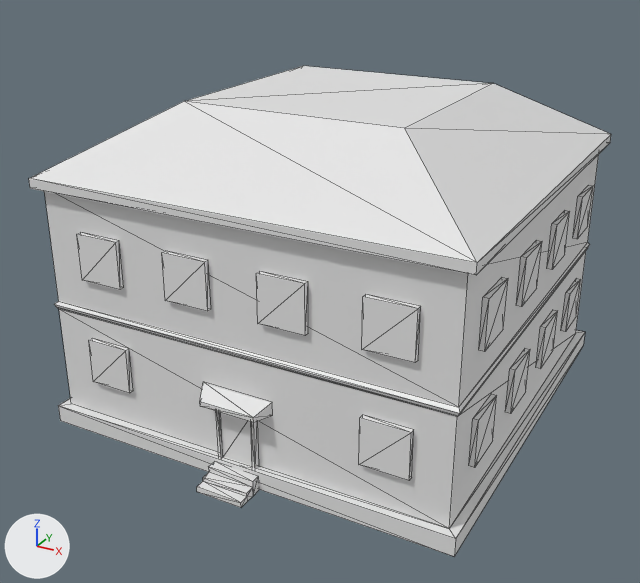
What one commit did to the OBJ model data/models/4x4_4.obj.
Before and after are seen from a camera (50 mm lens) standing at (5.69, -9.19, 4.55) and looking at (1.95, -2.39, 1.14). The axes (+X, +Y, +Z) are drawn at lower left. The lights are the same throughout. Mesh edges are drawn as thin lines. Where no turn or scale is listed for an object, it has been applied to the vertices.

Objects in the first picture: 'Cube.004_Cube.013'.
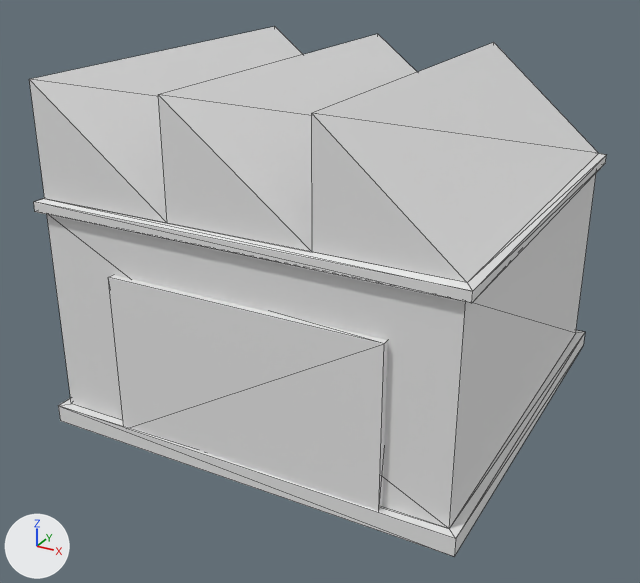
Where the change shows, as pixel boxes [x1, y1, x2, y2] in the pictures (640 x 583 px; the box of a moved part takes in the faces that stretch with it):
```json
{"object": "Cube.004_Cube.013", "change": "reshaped", "before": [29, 66, 611, 557], "after": [29, 26, 606, 557], "on screen": "8% taller"}
{"part": 1, "of": "me_cube_004_cube_013", "change": "moved or reshaped", "before": [256, 271, 308, 335], "after": [108, 275, 388, 511]}
{"part": 2, "of": "me_cube_004_cube_013", "change": "deleted", "before": [77, 185, 593, 507]}
{"part": 3, "of": "me_cube_004_cube_013", "change": "cut back", "before": [29, 66, 611, 413], "after": [29, 26, 606, 291]}
```

Scene script edits in JSON lines:
```json
{"block": "me_cube_004_cube_013", "where": "# used by ob_cube_004_cube_013; location = (0.0, 0.0, 0.0)"}
{"op": "remove", "block": "me_cube_004_cube_013", "code": "me_cube_004_cube_013.from_pydata(...)  # 328 vertices, 448 faces; spans x 0.0..4.0, y -4.26..0.0, z -0.02..2.97"}
{"op": "add", "block": "me_cube_004_cube_013", "code": "me_cube_004_cube_013.from_pydata(...)  # 47 vertices, 76 faces; spans x 0.0..4.0, y -4.0..0.0, z 0.0..3.23"}
{"block": "me_cube_004_cube_013", "change": "me_cube_004_cube_013 part 1: the loose piece of 8 vertices spanning x 2.26..2.68, y -3.95..-3.91, z 1.54..1.96 is scaled about its middle by (6.03, 3.97, 3.53), then moved by (-0.41, 0.05, -0.86)"}
{"block": "me_cube_004_cube_013", "change": "me_cube_004_cube_013 part 2: 32 loose pieces with 276 vertices, spanning x 0.05..3.97, y -4.26..-0.04, z -0.02..1.96, are deleted"}
{"block": "me_cube_004_cube_013", "change": "me_cube_004_cube_013 part 3"}
{"block": "me_cube_004_cube_013", "change": "19 vertices are removed from x 0.01..4.0, y -3.99..0.0, z 1.24..2.97"}
{"block": "me_cube_004_cube_013", "change": "41 faces are deleted"}
{"block": "me_cube_004_cube_013", "change": "4 vertices in x 0.08..3.92, y -3.92..-0.08, z 1.16 move by (0.0, 0.0, 0.92)"}
{"block": "me_cube_004_cube_013", "change": "9 vertices move from x 0.06..3.94, y -3.94..-0.06, z 1.18..1.24 to x 0.02..3.98, y -3.98..-0.02, z 2.1..2.21"}
{"block": "me_cube_004_cube_013", "change": "6 vertices are added at (3.92, -3.92, 2.21), (1.41, -3.92, 2.21), (0.08, -3.92, 3.23), (2.73, -3.92, 2.21), (1.41, -3.92, 3.23), (2.73, -3.92, 3.23)"}
{"block": "me_cube_004_cube_013", "change": "8 new vertices lie (0.0, 3.84, 0.0) away from vertices in x 0.08..3.92, y -3.92..-3.91, z 1.24..3.23"}
{"block": "me_cube_004_cube_013", "change": "25 new faces join them"}
```
